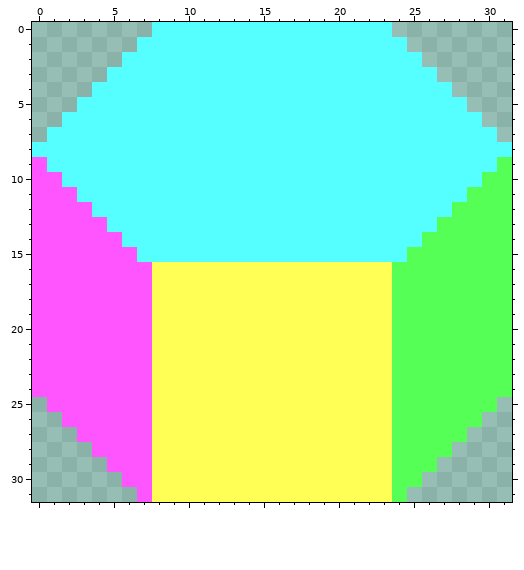
Edited in one commit: pixel-art file (asset_src/hexprism32.aseprite). Above: the version before the commit.
32x32 pixels, 1 frame.
Now the later version:
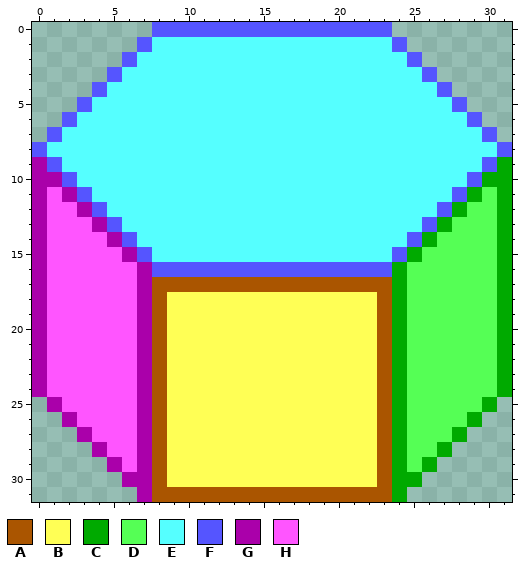
Palette (. is transparent): A #aa5500  B #ffff55  C #00aa00  D #55ff55  E #55ffff  F #5555ff  G #aa00aa  H #ff55ff
Change:
@@ x 0..31 @@
- 0 ........EEEEEEEEEEEEEEEE........
- 1 .......EEEEEEEEEEEEEEEEEE.......
- 2 ......EEEEEEEEEEEEEEEEEEEE......
- 3 .....EEEEEEEEEEEEEEEEEEEEEE.....
- 4 ....EEEEEEEEEEEEEEEEEEEEEEEE....
- 5 ...EEEEEEEEEEEEEEEEEEEEEEEEEE...
- 6 ..EEEEEEEEEEEEEEEEEEEEEEEEEEEE..
- 7 .EEEEEEEEEEEEEEEEEEEEEEEEEEEEEE.
- 8 EEEEEEEEEEEEEEEEEEEEEEEEEEEEEEEE
- 9 HEEEEEEEEEEEEEEEEEEEEEEEEEEEEEED
-10 HHEEEEEEEEEEEEEEEEEEEEEEEEEEEEDD
-11 HHHEEEEEEEEEEEEEEEEEEEEEEEEEEDDD
-12 HHHHEEEEEEEEEEEEEEEEEEEEEEEEDDDD
-13 HHHHHEEEEEEEEEEEEEEEEEEEEEEDDDDD
-14 HHHHHHEEEEEEEEEEEEEEEEEEEEDDDDDD
-15 HHHHHHHEEEEEEEEEEEEEEEEEEDDDDDDD
-16 HHHHHHHHBBBBBBBBBBBBBBBBDDDDDDDD
-17 HHHHHHHHBBBBBBBBBBBBBBBBDDDDDDDD
-18 HHHHHHHHBBBBBBBBBBBBBBBBDDDDDDDD
-19 HHHHHHHHBBBBBBBBBBBBBBBBDDDDDDDD
-20 HHHHHHHHBBBBBBBBBBBBBBBBDDDDDDDD
-21 HHHHHHHHBBBBBBBBBBBBBBBBDDDDDDDD
-22 HHHHHHHHBBBBBBBBBBBBBBBBDDDDDDDD
-23 HHHHHHHHBBBBBBBBBBBBBBBBDDDDDDDD
-24 HHHHHHHHBBBBBBBBBBBBBBBBDDDDDDDD
-25 .HHHHHHHBBBBBBBBBBBBBBBBDDDDDDD.
-26 ..HHHHHHBBBBBBBBBBBBBBBBDDDDDD..
-27 ...HHHHHBBBBBBBBBBBBBBBBDDDDD...
-28 ....HHHHBBBBBBBBBBBBBBBBDDDD....
-29 .....HHHBBBBBBBBBBBBBBBBDDD.....
-30 ......HHBBBBBBBBBBBBBBBBDD......
-31 .......HBBBBBBBBBBBBBBBBD.......
+ 0 ........FFFFFFFFFFFFFFFF........
+ 1 .......FEEEEEEEEEEEEEEEEF.......
+ 2 ......FEEEEEEEEEEEEEEEEEEF......
+ 3 .....FEEEEEEEEEEEEEEEEEEEEF.....
+ 4 ....FEEEEEEEEEEEEEEEEEEEEEEF....
+ 5 ...FEEEEEEEEEEEEEEEEEEEEEEEEF...
+ 6 ..FEEEEEEEEEEEEEEEEEEEEEEEEEEF..
+ 7 .FEEEEEEEEEEEEEEEEEEEEEEEEEEEEF.
+ 8 FEEEEEEEEEEEEEEEEEEEEEEEEEEEEEEF
+ 9 GFEEEEEEEEEEEEEEEEEEEEEEEEEEEEFC
+10 GGFEEEEEEEEEEEEEEEEEEEEEEEEEEFCC
+11 GHGFEEEEEEEEEEEEEEEEEEEEEEEEFCDC
+12 GHHGFEEEEEEEEEEEEEEEEEEEEEEFCDDC
+13 GHHHGFEEEEEEEEEEEEEEEEEEEEFCDDDC
+14 GHHHHGFEEEEEEEEEEEEEEEEEEFCDDDDC
+15 GHHHHHGFEEEEEEEEEEEEEEEEFCDDDDDC
+16 GHHHHHHGFFFFFFFFFFFFFFFFCDDDDDDC
+17 GHHHHHHGAAAAAAAAAAAAAAAACDDDDDDC
+18 GHHHHHHGABBBBBBBBBBBBBBACDDDDDDC
+19 GHHHHHHGABBBBBBBBBBBBBBACDDDDDDC
+20 GHHHHHHGABBBBBBBBBBBBBBACDDDDDDC
+21 GHHHHHHGABBBBBBBBBBBBBBACDDDDDDC
+22 GHHHHHHGABBBBBBBBBBBBBBACDDDDDDC
+23 GHHHHHHGABBBBBBBBBBBBBBACDDDDDDC
+24 GHHHHHHGABBBBBBBBBBBBBBACDDDDDDC
+25 .GHHHHHGABBBBBBBBBBBBBBACDDDDDC.
+26 ..GHHHHGABBBBBBBBBBBBBBACDDDDC..
+27 ...GHHHGABBBBBBBBBBBBBBACDDDC...
+28 ....GHHGABBBBBBBBBBBBBBACDDC....
+29 .....GHGABBBBBBBBBBBBBBACDC.....
+30 ......GGABBBBBBBBBBBBBBACC......
+31 .......GAAAAAAAAAAAAAAAAC.......
Where, in picture pixels (left, top, right, bottom), the same in both pictures:
changed: (32, 22, 512, 502)
